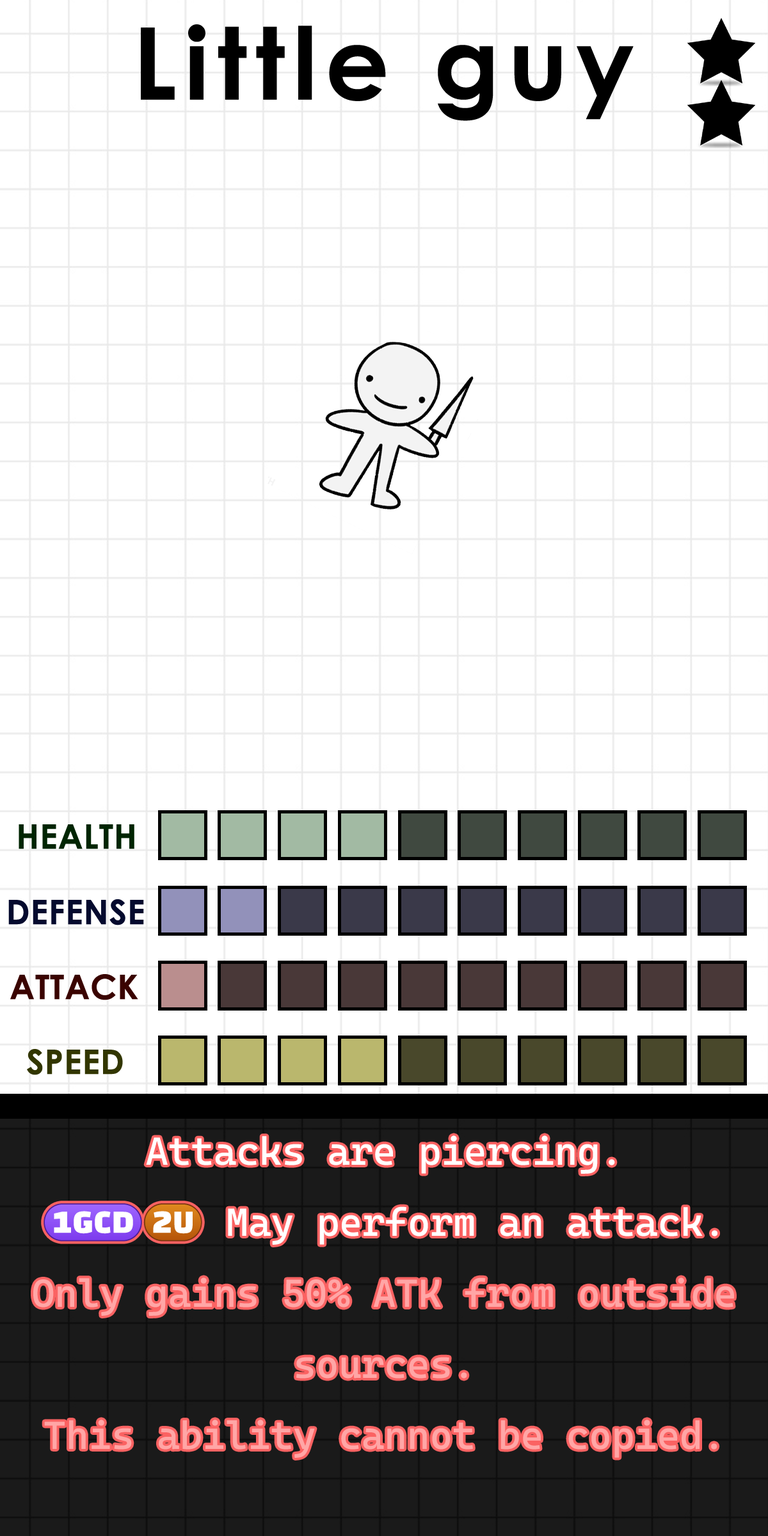
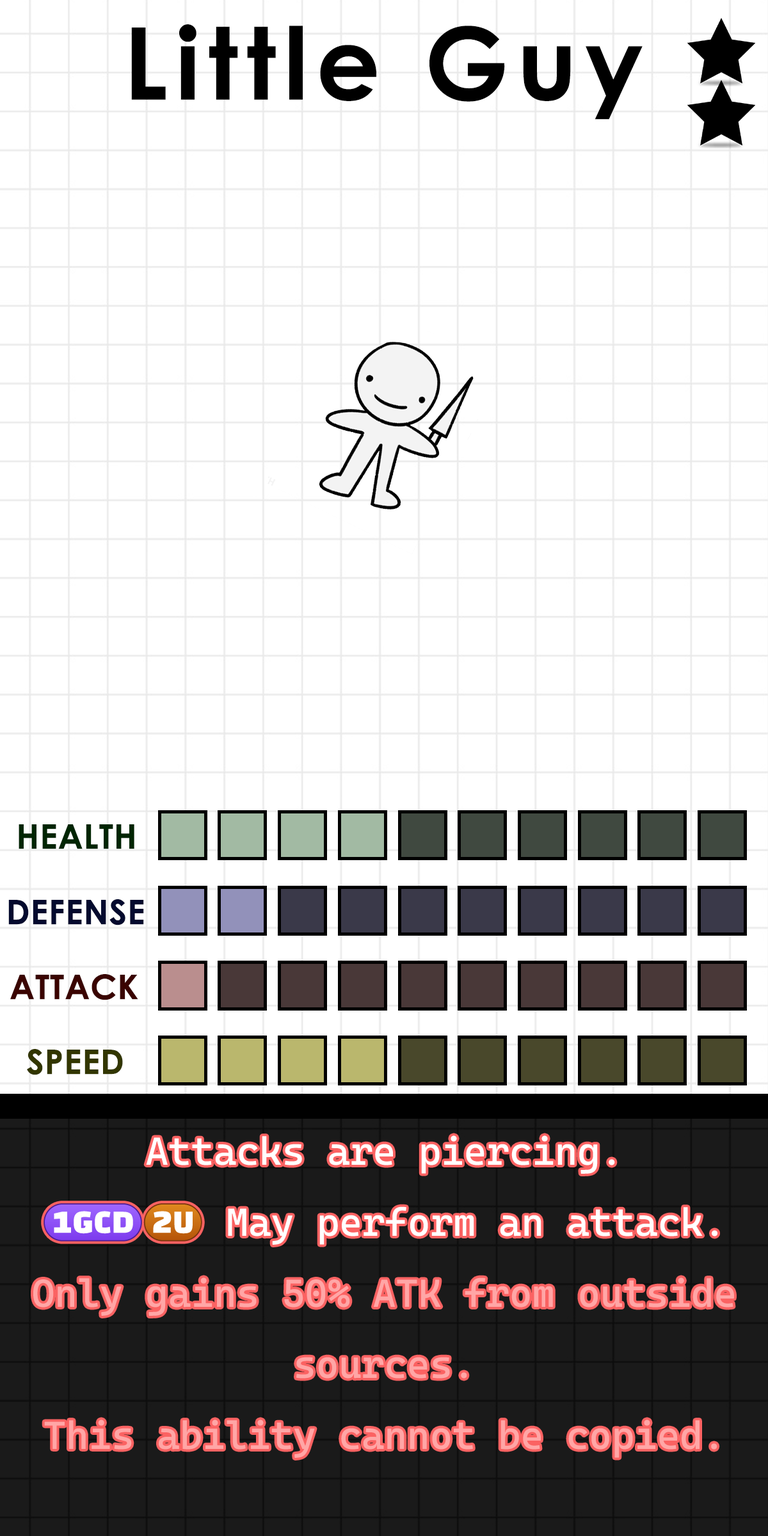
Layers edited between the first and the second (768, 1536) image:
painted on "Name" over [left=131, top=24, right=643, bottom=121]
